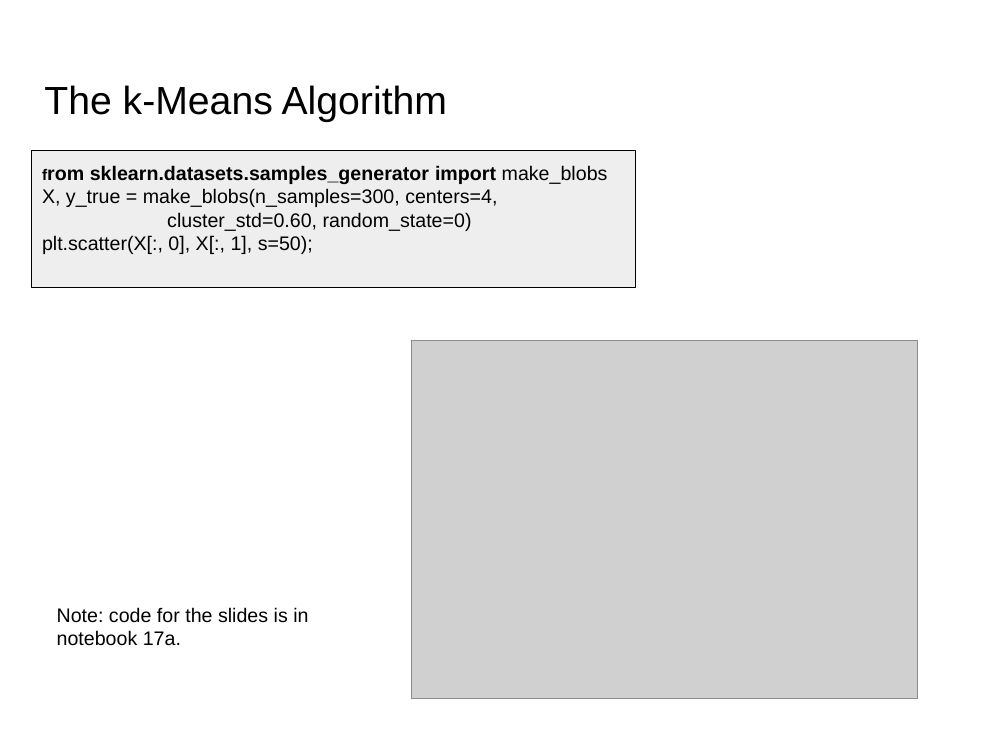
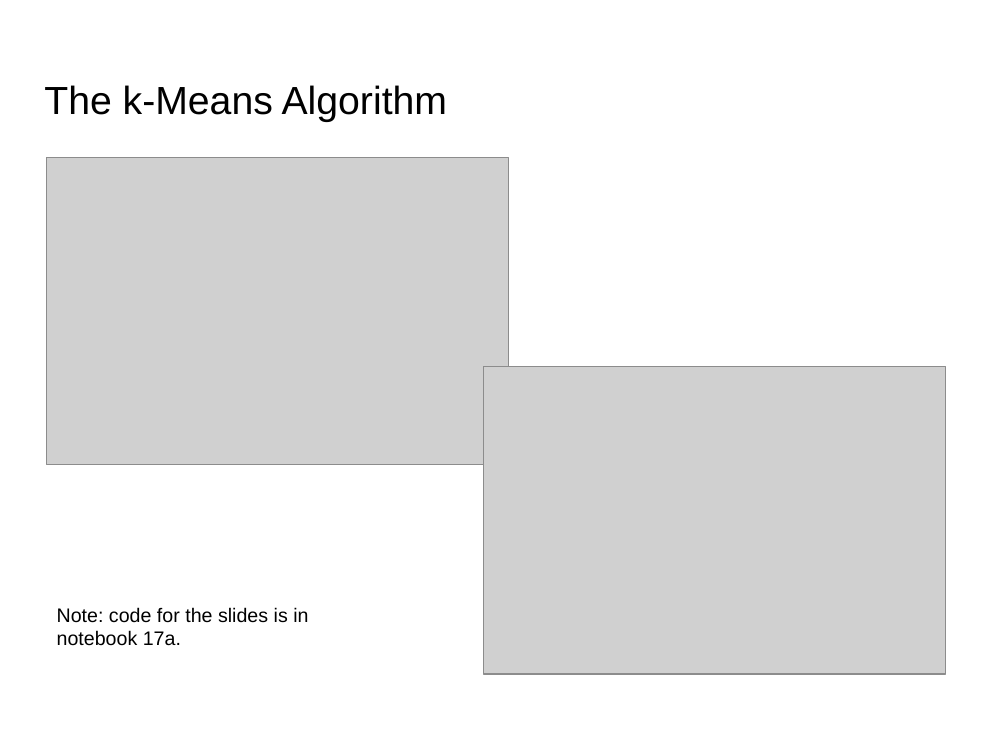
Before and after one commit to lutzhamel/CSC310, a slide deck: slide 4 of notes/17-unsupervised-learning.pptx. Drawn at 1008x756 pixels with LibreOffice and Linux fonts; fonts in the diff are those of the drawing; grey boxes stand for pictures. Boxes give left, top, right and bottom in pixels: in the first picture for what was removed or moved away, otherwise in the second. Text is boxed around its words. In the diff, an @@ line names an element or a change of style, - is before the commit and + after.

```diff
--- a/notes/17-unsupervised-learning.pptx
+++ b/notes/17-unsupervised-learning.pptx
@@ rectangle removed at box(32, 150, 636, 287) @@
-from sklearn.datasets.samples_generator import make_blobs
-X, y_true = make_blobs(n_samples=300, centers=4,
-cluster_std=0.60, random_state=0)
-plt.scatter(X[:, 0], X[:, 1], s=50);
@@ picture added at box(46, 158, 508, 465) @@
@@ picture: place and size @@
-picture at box(411, 341, 917, 699)
+picture at box(484, 366, 946, 674)
```
Also in this commit, not shown: 9 other slides changed, 1 slide added, 2 slides removed, 2 other files.
